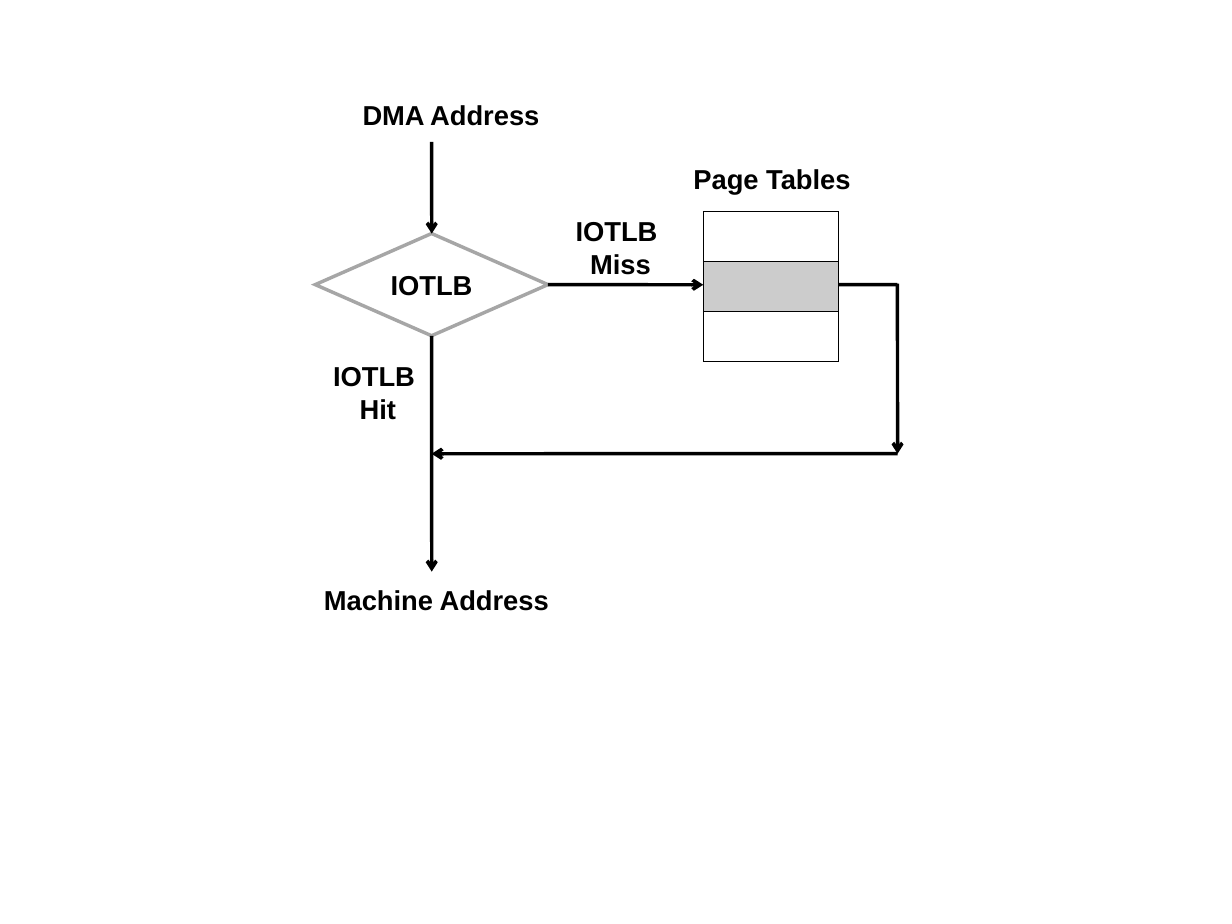
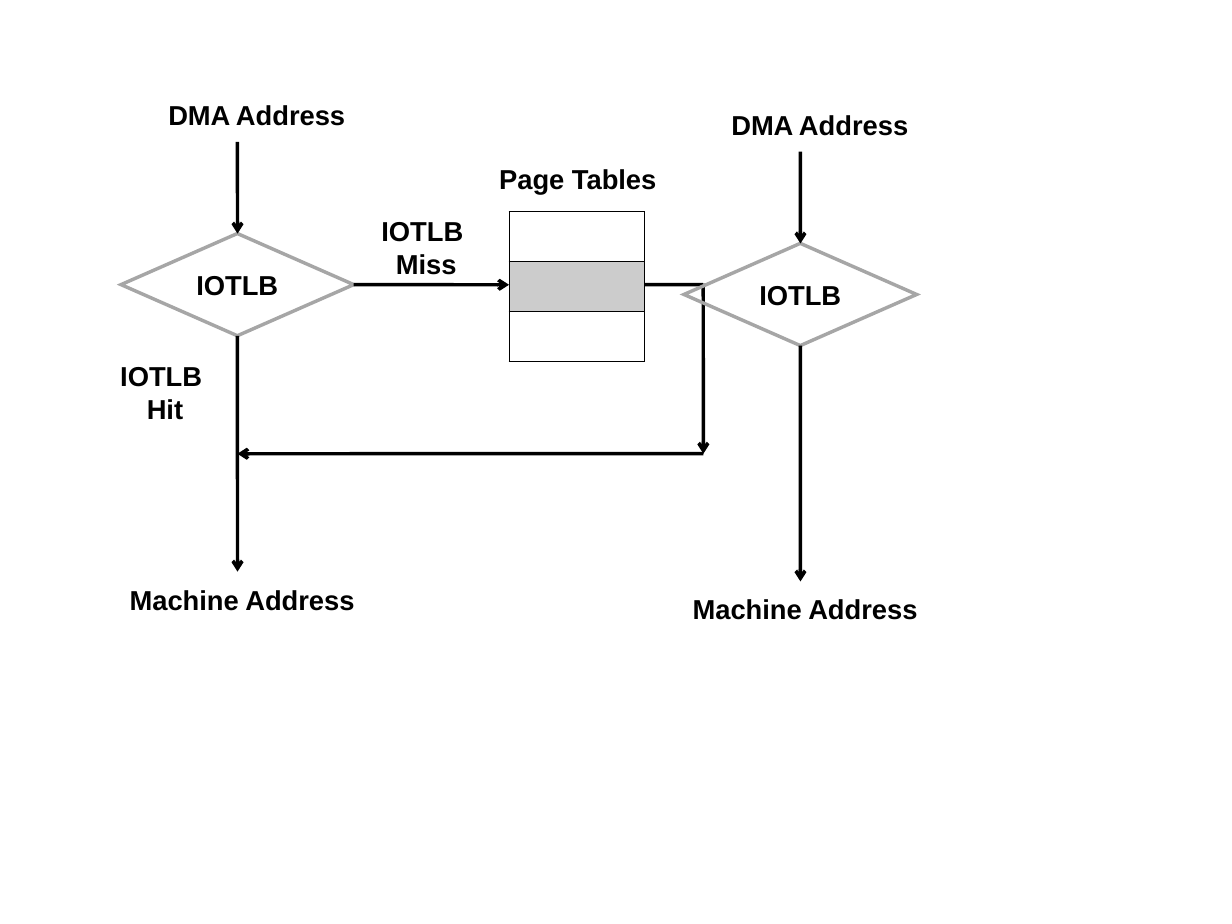
Before and after one commit to strongerwill/FastIO, a slide deck: slide 1 of doc/paper/paper_latex/fastio_v5/image/background/DMA-address-translation.ppt (slide 2 before the commit). Drawn at 1232x924 pixels with LibreOffice and Linux fonts; fonts in the diff are those of the drawing. Boxes give left, top, right and bottom in pixels: in the first picture for what was removed or moved away, otherwise in the second. Text is boxed around its words. In the diff, an @@ line names an element or a change of style, - is before the commit and + after.

```diff
--- a/doc/paper/paper_latex/fastio_v5/image/background/DMA-address-translation.ppt
+++ b/doc/paper/paper_latex/fastio_v5/image/background/DMA-address-translation.ppt
@@ text added at (731,115,908,136), 16 pt, text #000000, bold @@
+DMA Address
@@ arrow added from (801, 152) to (801, 244), #000000 2.01 pt @@
@@ diamond added at (684,244,917,346), outline #A6A6A6 2.01 pt, 16 pt, text #000000, bold @@
+IOTLB
@@ 5 arrows, 4 texts, 1 diamond, 1 table, 1 line: place and size @@
-5 arrows, 4 texts, 1 diamond, 1 table, 1 line at (315,105,898,611)
+5 arrows, 4 texts, 1 diamond, 1 table, 1 line at (121,105,703,611)
@@ text "IOTLB": place and size @@
-text "IOTLB" at (333,367,415,420)
+text "IOTLB" at (120,367,202,420)
@@ arrow added from (801, 346) to (801, 582), #000000 2.01 pt @@
@@ text added at (693,599,917,620), 16 pt, text #000000, bold @@
+Machine Address
```
Also in this commit, not shown: 1 slide added, 1 slide removed, 12 other files.
